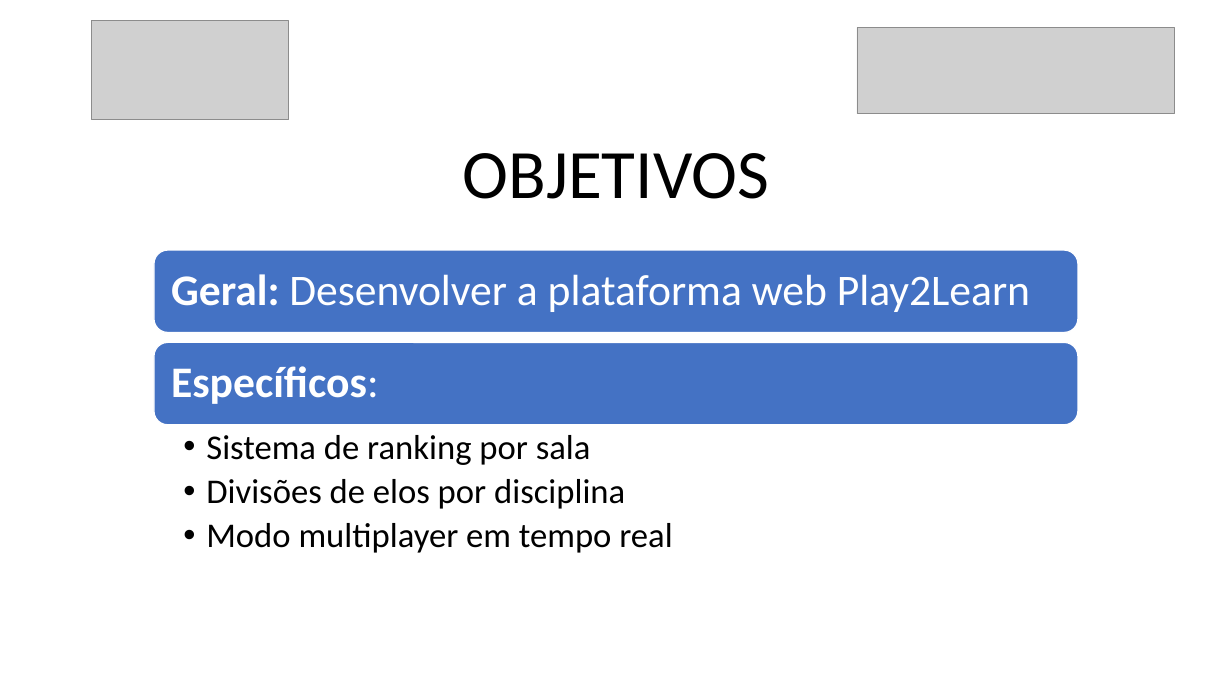
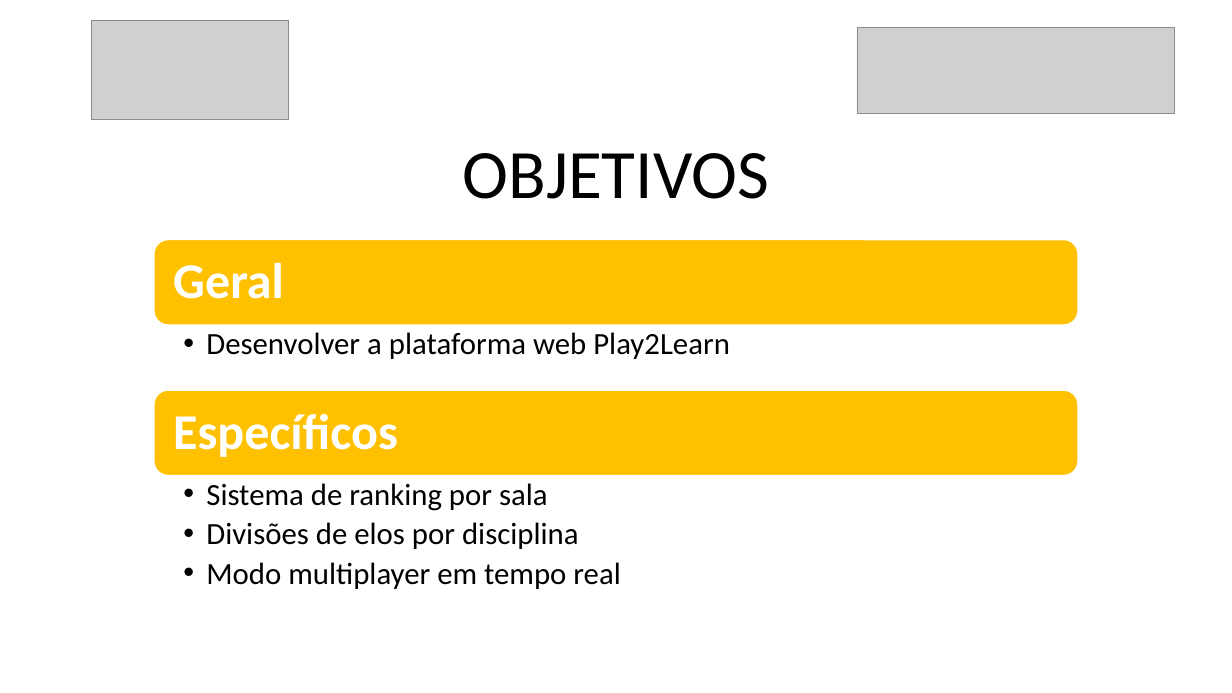
Before and after one commit to danilovaz7/curso-tecnico, a slide deck: slide 6 of liceu/3semestre/projeto integrador/tcc slide.pptx. Drawn at 1232x693 pixels with LibreOffice and Linux fonts; fonts in the diff are those of the drawing; grey boxes stand for pictures. Boxes give left, top, right and bottom in pixels: in the first picture for what was removed or moved away, otherwise in the second. Text is boxed around its words. In the diff, an @@ line names an element or a change of style, - is before the commit and + after.

```diff
--- a/liceu/3semestre/projeto integrador/tcc slide.pptx
+++ b/liceu/3semestre/projeto integrador/tcc slide.pptx
@@ rounded rectangle: place and size @@
-rounded rectangle at bbox=[154, 250, 1079, 333]
+rounded rectangle at bbox=[154, 239, 1079, 324]
@@ rounded rectangle at bbox=[154, 239, 1079, 324]: fill #4472C4 to #FFC000 @@
@@ text added at bbox=[173, 263, 284, 299], 39 pt, text #FFFFFF, bold @@
+Geral
@@ text "Desenvolver a plataforma web Play2Learn" at bbox=[206, 332, 730, 359]: vertical alignment middle to top @@
@@ text at bbox=[206, 332, 730, 359]: text changed; size 34 to 24 pt; text colour #FFFFFF to #000000 @@
-Geral: Desenvolver a plataforma web Play2Learn
+  • Desenvolver a plataforma web Play2Learn
@@ rounded rectangle at bbox=[154, 390, 1079, 475]: fill #4472C4 to #FFC000 @@
@@ rounded rectangle: place and size @@
-rounded rectangle at bbox=[154, 343, 1079, 425]
+rounded rectangle at bbox=[154, 390, 1079, 475]
@@ text at bbox=[173, 413, 398, 457]: text changed; size 34 to 39 pt @@
-Específicos:
+Específicos
@@ text "Sistema de ranking por sala": place and size @@
-text "Sistema de ranking por sala" at bbox=[206, 435, 672, 553]
+text "Sistema de ranking por sala" at bbox=[206, 483, 620, 589]
@@ text "Sistema de ranking por sala" at bbox=[206, 483, 620, 589]: size 27 to 24 pt @@
```
Also in this commit, not shown: 10 other slides changed.
